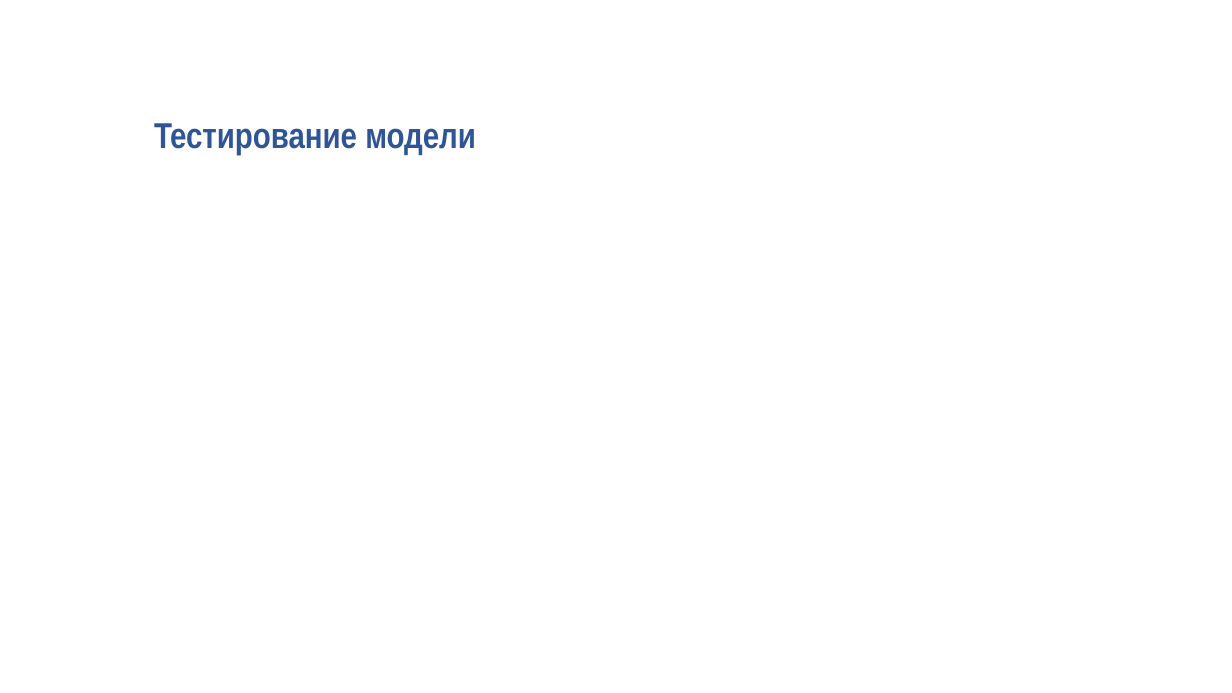
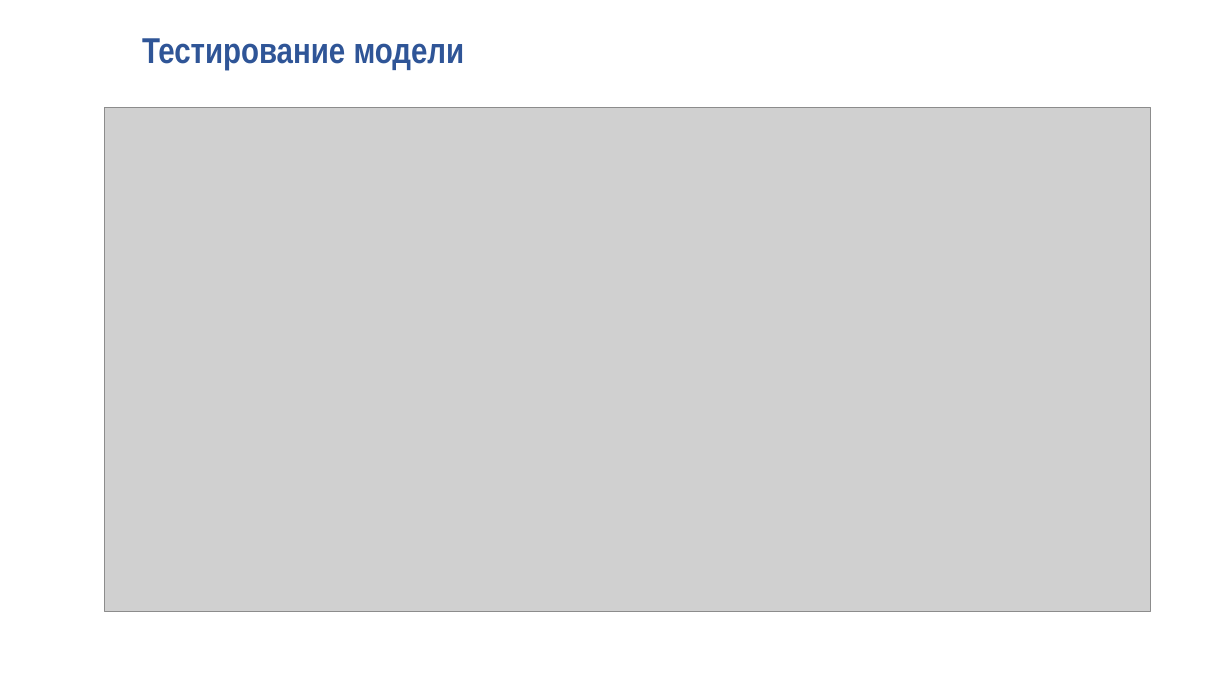
Before and after one commit to kemper0110/face-recog, a slide deck: slide 13 of presentation.pptx (slide 9 before the commit). Drawn at 1232x693 pixels with LibreOffice and Linux fonts; fonts in the diff are those of the drawing; grey boxes stand for pictures; background and template pictures are left out. Boxes give left, top, right and bottom in pixels: in the first picture for what was removed or moved away, otherwise in the second. Text is boxed around its words. In the diff, an @@ line names an element or a change of style, - is before the commit and + after.

```diff
--- a/presentation.pptx
+++ b/presentation.pptx
@@ text "Тестирование модели": place and size @@
-text "Тестирование модели" at (154, 123, 476, 156)
+text "Тестирование модели" at (142, 38, 465, 70)
@@ picture added at (105, 107, 1152, 612) @@
```
Also in this commit, not shown: 1 other slide changed, 5 slides added, 2 slides removed, 12 other files.
